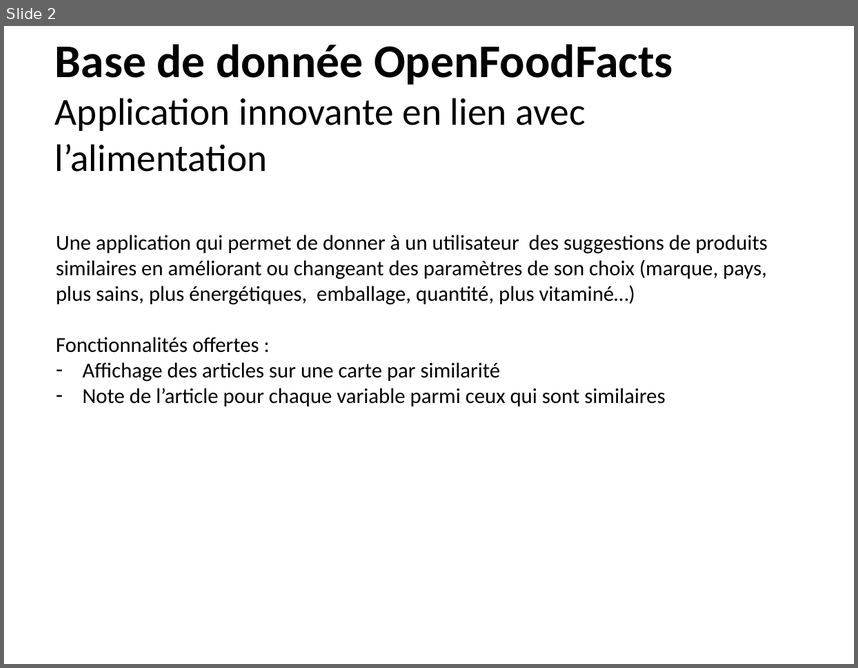
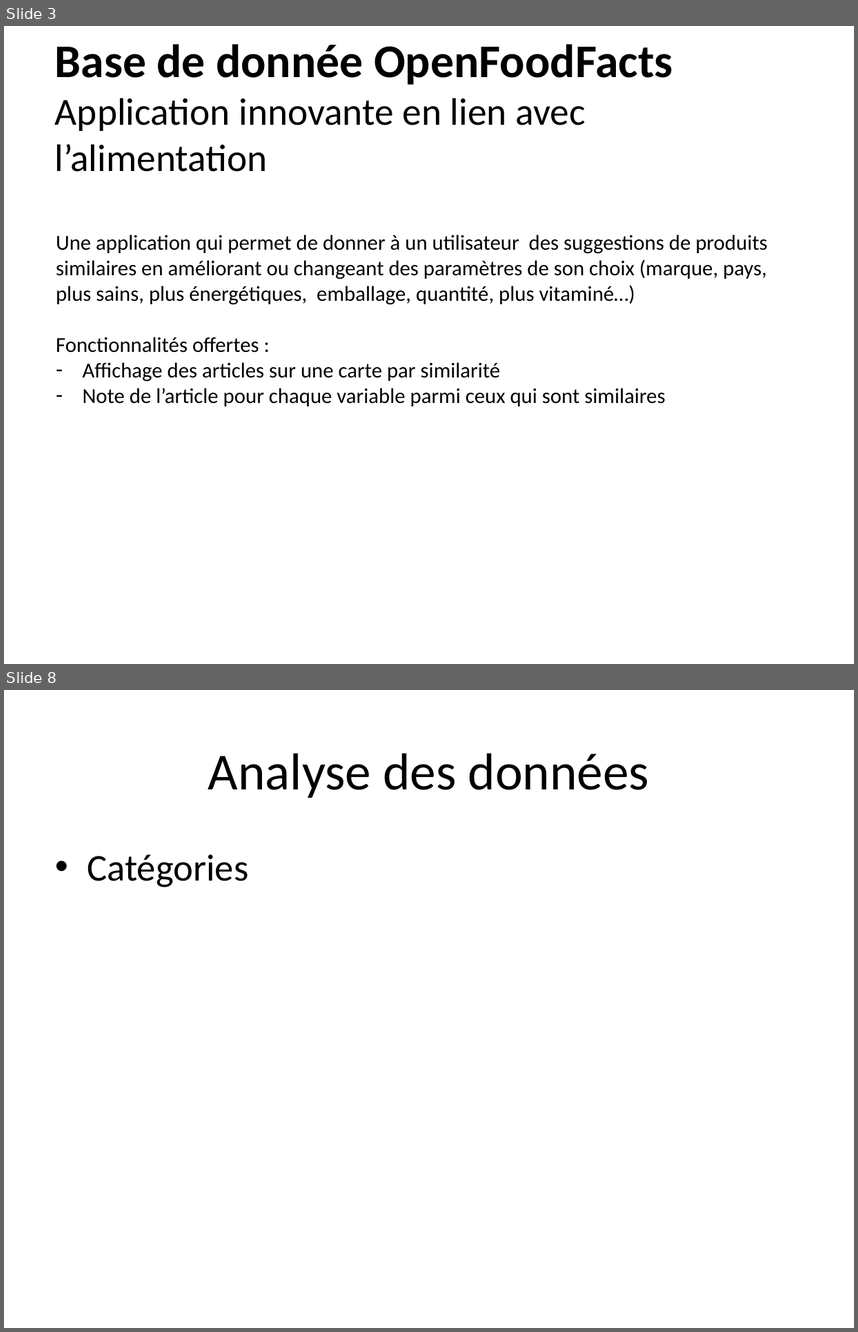
Before and after one commit to SmellyArmure/OC_DS_Project3, a slide deck: SOUTENANCE/Projet3.pptx. Shown one above the other, each under a label of ours: slide 2 before the commit, slides 3 and 8 after it; the slides between them are not shown. The pictures are 858x668 and 858x1332 pixels, drawn with LibreOffice and Linux fonts; fonts in the diff are those of the drawing. Boxes give left, top, right and bottom in pixels: in the first picture for what was removed or moved away, otherwise in the second. Text is boxed around its words. In the diff, an @@ line names an element or a change of style, - is before the commit and + after.

Commit message:
P3_Cleaning : quantity dans même unité+outliers, agrégé palm_oil, nettoyé serving_quant, éliminé colonnes sous_remplies : final shape (563352, 45) | P3_Analysis : export figure msno - classement des colonnes pour traitement en 4 catégories - (stratégie d'imputation) cat1 OK - cat2 démarré un knn regressor best k=13 - 62,5%, picklé le modèle

```diff
--- a/SOUTENANCE/Projet3.pptx
+++ b/SOUTENANCE/Projet3.pptx
@@ slide 8 added at box(4, 690, 854, 1328), background #FFFFFF @@
@@ title added at box(208, 753, 649, 798), 44 pt, text #000000 @@
+Analyse des données
@@ text added at box(87, 854, 248, 887), 32 pt, text #000000 @@
+• Catégories
@@ what was slide 2 is now slide 3 @@
```
Also in this commit, not shown: 1 slide changed, 18 other slides added, 10 other files.
